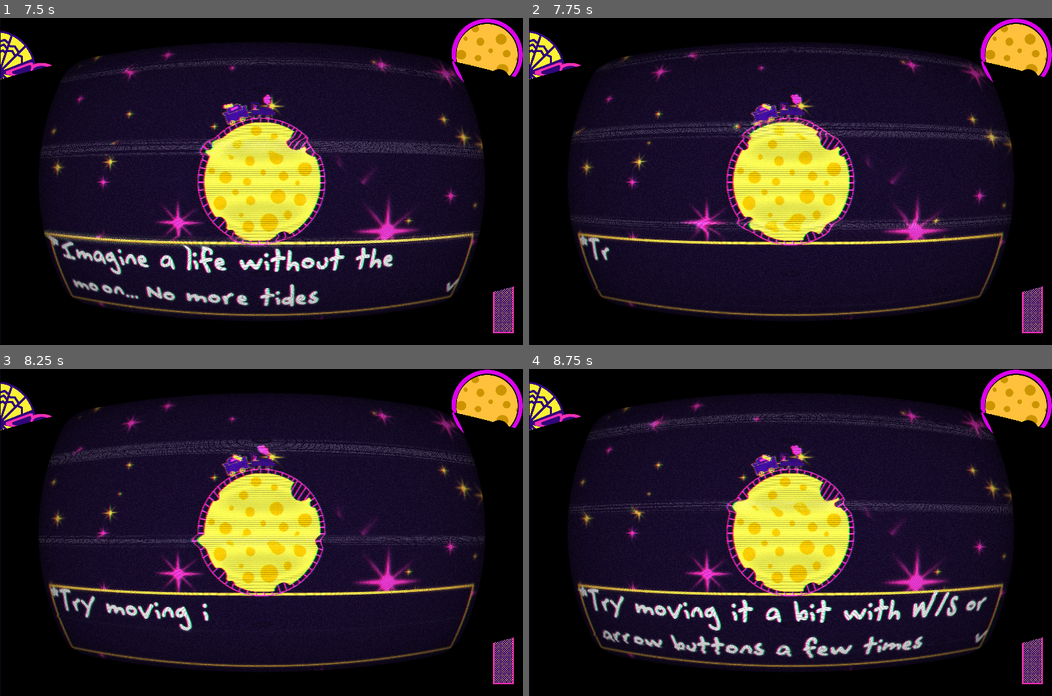
Above: before the commit, frames 1-4 (two rows, left to right).
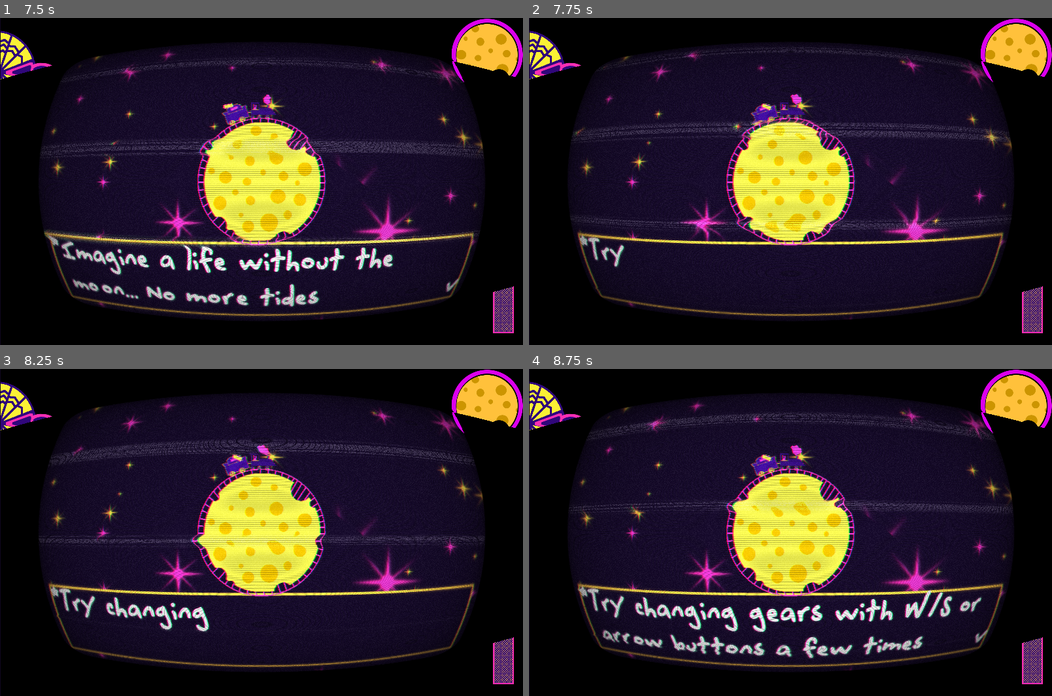
Above: after the commit, the same moments.

Repository: emmdie/MoonGame
Game: Godot game, scene res://scene/UI/MainMenu.tscn
The game is run twice, just before and just after one commit, with the same random seed, the same clock (stepped at 60 frames per second) and the same inputs. The engine's default icon, where the game draws it, is replaced by a stand-in: a white triangle on a blue panel in a dark square.
Inputs (mouse positions are in pixels of both pictures, inside the frame that each line leads up to):
- Up to frame 1 (7.5 s): click "Play" at 0.5 s; tap Enter (ui_accept) at 1.25, 1.52, 2.27, 3.77, 4.52, 5.27, 6.77 s; move the mouse to (376, 165) at 1.27 s; hold W (speed_up) 1.28-2.03 s; tap 1 (select_cart1) at 1.35, 5.85 s; move the mouse to (156, 197) at 2.02 s; hold Down (speed_down) 2.03-2.78 s; tap 2 (select_cart2) at 2.1, 6.6 s; move the mouse to (313, 109) at 2.77 s; hold W (speed_up) 2.78-4.28 s; tap 3 (select_cart3) at 2.85, 7.35 s; move the mouse to (235, 246) at 3.52 s; tap 4 (select_cart4) at 3.6 s; move the mouse to (418, 230) at 4.27 s; hold Down (speed_down) 4.28-6.53 s; tap 5 (select_cart5) at 4.35 s; move the mouse to (104, 132) at 5.02 s; click (104, 132) at 5.1 s; move the mouse to (287, 181) at 5.77 s; move the mouse to (183, 99) at 6.52 s; hold W (speed_up) from 6.53 s (still down); move the mouse to (376, 165) at 7.27 s
- Up to frame 2 (7.75 s): keep holding W (speed_up); tap Enter (ui_accept) at 7.52 s
- Up to frame 3 (8.25 s): keep holding W (speed_up); move the mouse to (156, 548) at 8.02 s; tap 4 (select_cart4) at 8.1 s
- Up to frame 4 (8.75 s): keep holding W (speed_up); tap Enter (ui_accept) at 8.27 s

Frame 1 is identical in both runs. In frame 2, 0.1% of the frame differs, in the area x 15-19%, y 69-77%; in frame 3, 0.8%; in frame 4, 2.8%, in the area x 20-88%, y 67-81%.

Commit message:
balancing

Diff:
--- a/scene/Levels/Level.gd
+++ b/scene/Levels/Level.gd
@@ -119,7 +119,7 @@
 	textbox.queue_text("Our job is to remote control the robot train cheesepiercer")
 	textbox.queue_text("It's humanities strongest weapon against the space mice")
 	textbox.queue_text("Imagine a life without the moon... No more tides")
-	textbox.queue_text("Try moving it a bit with W/S or arrow buttons a few times")
+	textbox.queue_text("Try changing gears with W/S or arrow buttons a few times")
 	updateCartLabels()
 	mouseTimer.paused = true
 	zeppelinTimer.paused = true
@@ -130,7 +130,7 @@
 	textbox.queue_text("You ought to stop them! I Swiss you best of luck intern")
 	textbox.queue_text("Shoot with your mouse. I'll try to get some upgrades ASAP")
 	mouseTimer.paused = false
-	mouseTimer.wait_time = 6
+	mouseTimer.wait_time = 5.5
 
 func score14Sequence():
 	textbox.queue_text("Wow, doing great out there!")
@@ -145,7 +145,7 @@
 	yield(t, "timeout")
 	upgradeScreen()
 	updateCartLabels()
-	mouseTimer.wait_time = 5.5
+	mouseTimer.wait_time -= 0.5
 
 func score23Sequence():
 	textbox.queue_text("Just got corporate to give you another cart!")
@@ -156,7 +156,7 @@
 	textbox.queue_text("Damnit intern, we have spotted zeppelins!")
 	textbox.queue_text("Take an extra upgrade to fend them off!")
 	zeppelinTimer.paused = false
-	zeppelinTimer.wait_time = 10
+	zeppelinTimer.wait_time = 13
 	var t = Timer.new()
 	t.set_wait_time(1)
 	t.set_one_shot(true)
@@ -167,8 +167,7 @@
 	updateCartLabels()
 
 func score40Sequence():
-	mouseTimer.wait_time=4.5
-	zeppelinTimer.wait_time = 8
+	zeppelinTimer.wait_time -=3
 	textbox.queue_text("Doin great, working on getting upgrades")
 	var t = Timer.new()
 	t.set_wait_time(10)
@@ -191,18 +190,17 @@
 	yield(t, "timeout")
 	upgradeScreen()
 	updateCartLabels()
-	zeppelinTimer.wait_time = 7
+	mouseTimer.wait_time -= 0.5
 
 func score70Sequence():
-	mouseTimer.wait_time = 4
-	zeppelinTimer.wait_time = 5
+	zeppelinTimer.wait_time -= 2
 	trainControl.cart4.setEnabled(true)
 	updateCartLabels()
 	textbox.queue_text("Nice and cheesy, you have collected 70 points!")
 
 func score90Sequence():
 	textbox.queue_text("By the way, I'm allergic to lactose")
-	textbox.queue_text("So I'll leave you here")
+	textbox.queue_text("So I'll leave you here with a last cart")
 	textbox.queue_text("But I will keep the upgrades comming!")
 
 
@@ -232,6 +230,8 @@
 	if (score >=100 &&(score%20==1)):
 		upgradeScreen()
 		updateCartLabels()
+		mouseTimer.wait_time = mouseTimer.wait_time *0.9
+		zeppelinTimer.wait_time = mouseTimer.wait_time *0.9
 
 func upgradeScreen():
 	var upgradeInstance = upgradeScene.instance()
